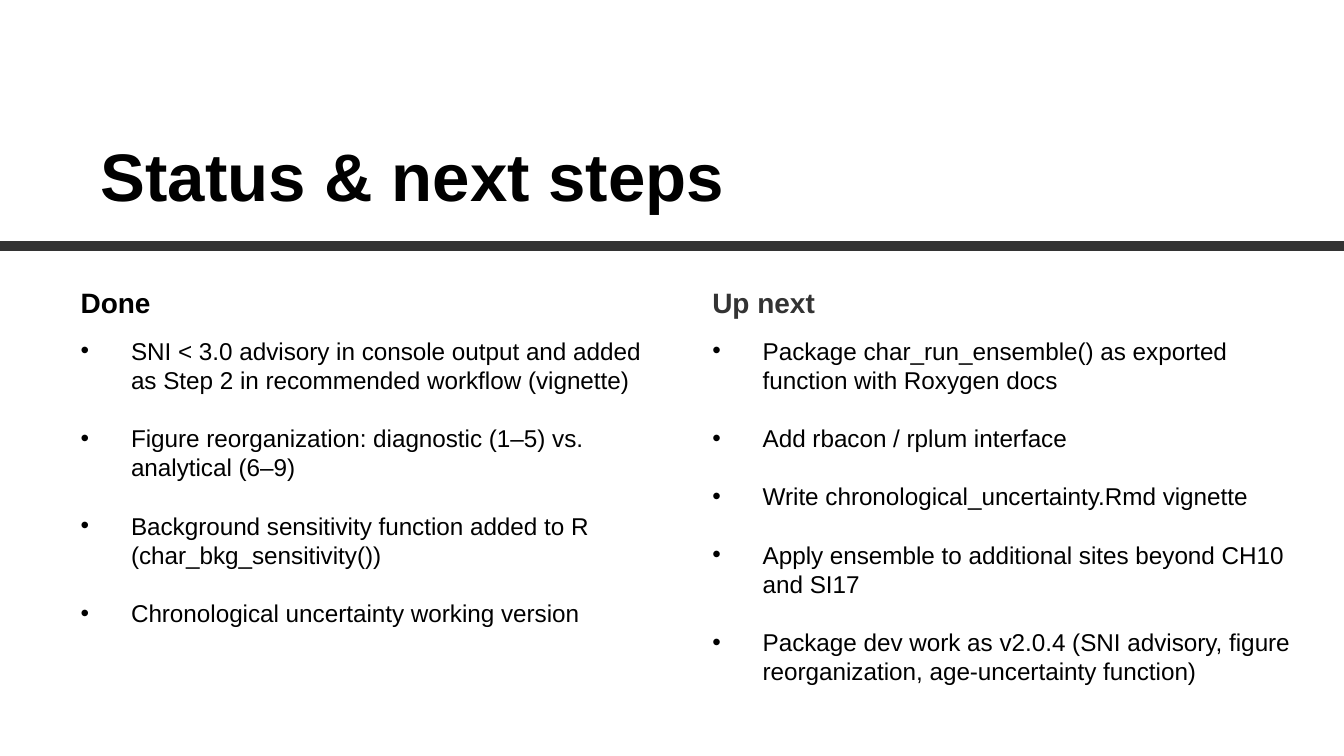
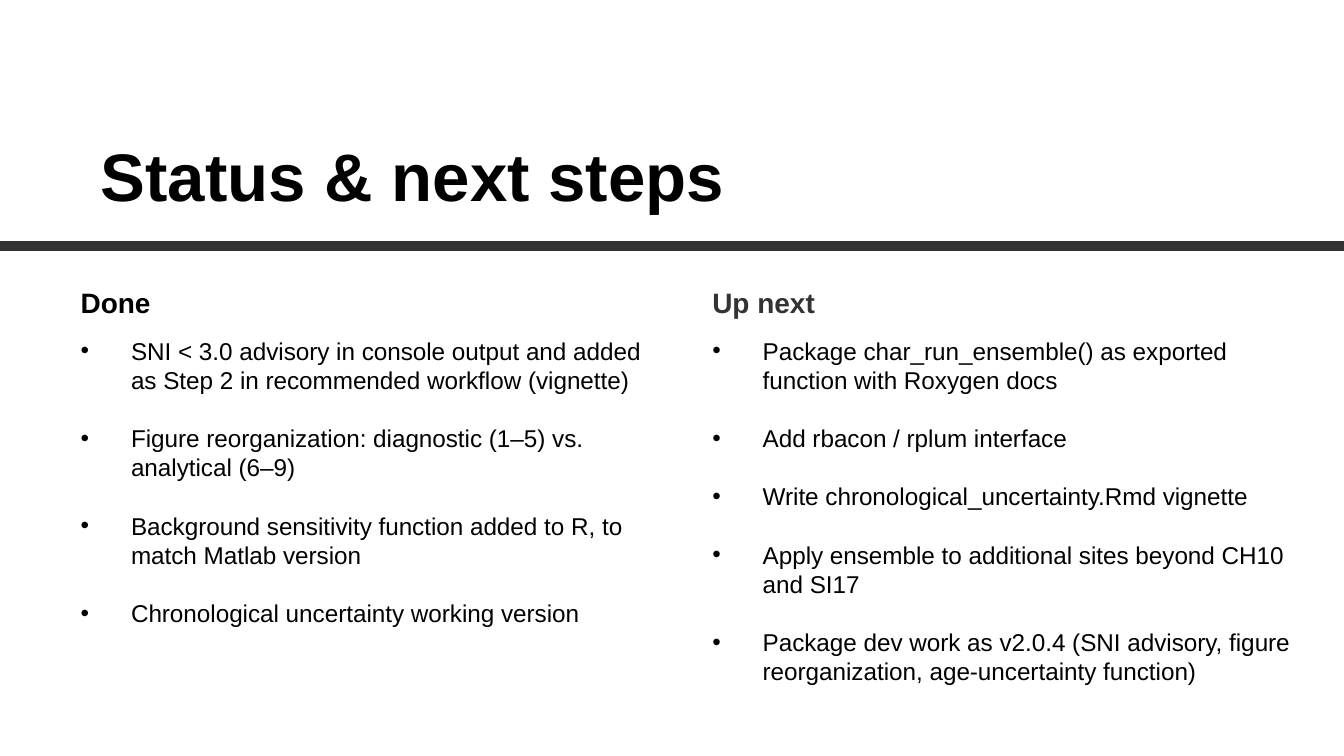
Before and after one commit to phiguera/CharAnalysis, a slide deck: slide 11 of UPDATE_CharAnalysis_20260624.pptx. Drawn at 1344x756 pixels with LibreOffice and Linux fonts; fonts in the diff are those of the drawing. Boxes give left, top, right and bottom in pixels: in the first picture for what was removed or moved away, otherwise in the second. Text is boxed around its words. In the diff, an @@ line names an element or a change of style, - is before the commit and + after.

```diff
--- a/UPDATE_CharAnalysis_20260624.pptx
+++ b/UPDATE_CharAnalysis_20260624.pptx
@@ text at box(131, 517, 622, 565): text changed @@
-• Background sensitivity function added to R (char_bkg_sensitivity())
+• Background sensitivity function added to R, to match Matlab version
```
Also in this commit, not shown: 3 other slides changed, 1 other file.
